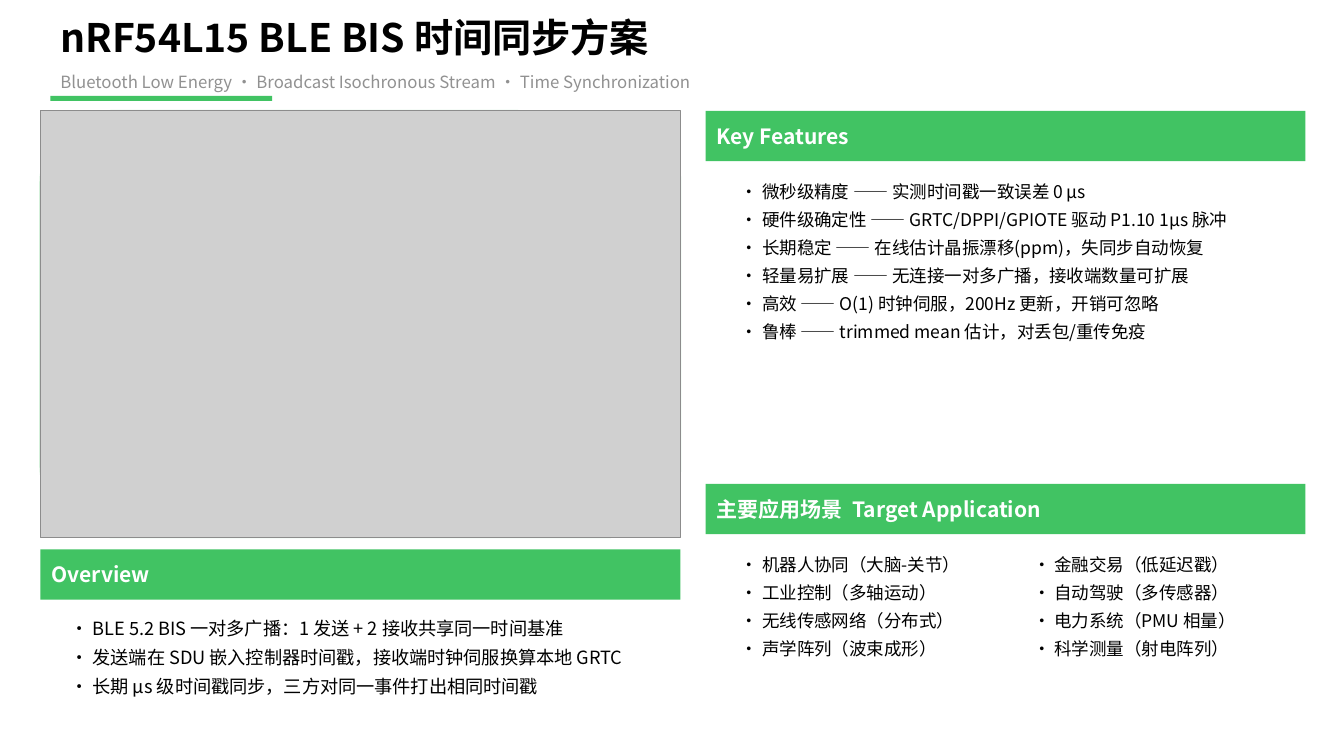
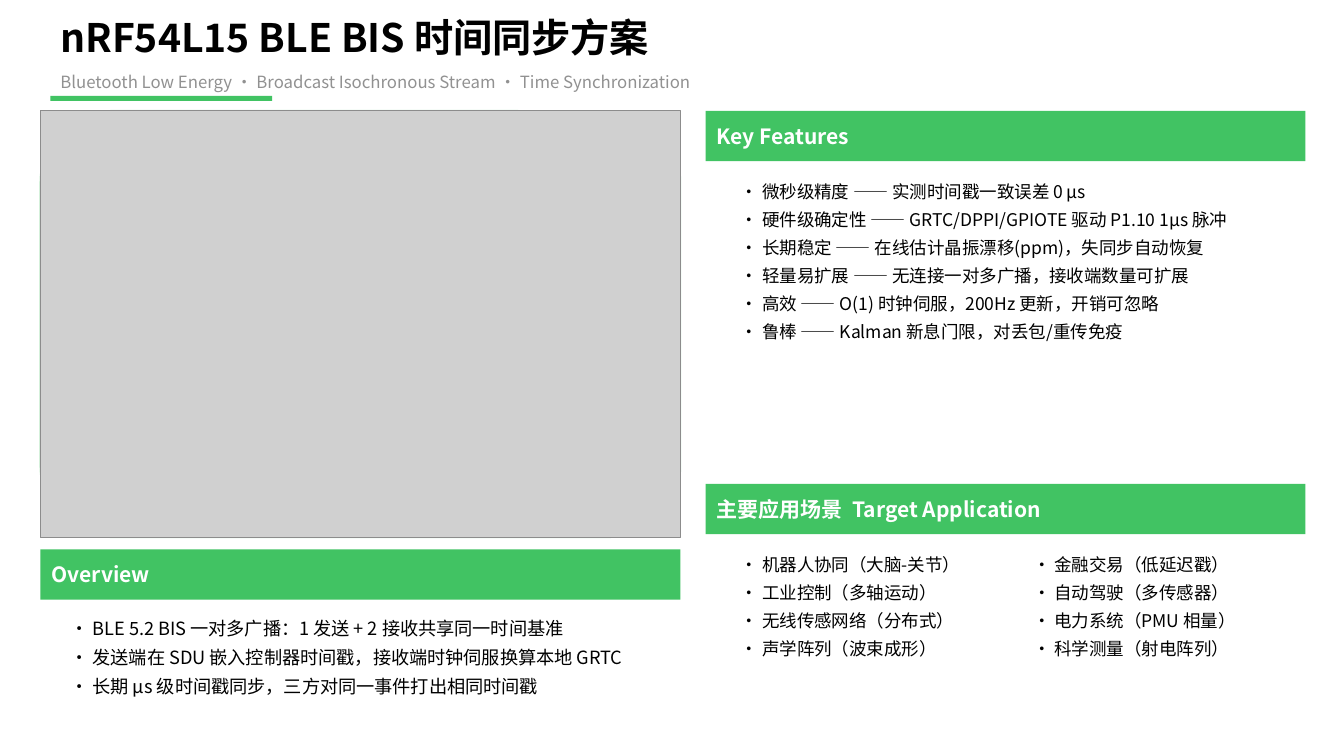
Before and after one commit to SZDevinLi1130/iso_time_sync, a slide deck: slide 1 of BIS时间同步方案_一页版.pptx. Drawn at 1344x756 pixels with LibreOffice and Linux fonts; fonts in the diff are those of the drawing; grey boxes stand for pictures. Boxes give left, top, right and bottom in pixels: in the first picture for what was removed or moved away, otherwise in the second. Text is boxed around its words. In the diff, an @@ line names an element or a change of style, - is before the commit and + after.

Commit message:
docs: update summary/PPT/AGENTS for Kalman servo and deferred logging

```diff
--- a/BIS时间同步方案_一页版.pptx
+++ b/BIS时间同步方案_一页版.pptx
@@ text at bbox=[762, 323, 1123, 341]: text changed @@
-• 鲁棒 —— trimmed mean 估计，对丢包/重传免疫
+• 鲁棒 —— Kalman 新息门限，对丢包/重传免疫
```
Also in this commit, not shown: 7 other files.
